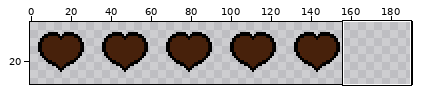
Sprite sheet: textures/Health/HealthEmpty.png. Above: a wide view before the commit, with the close-up outlined.
Close-up. Before the commit:
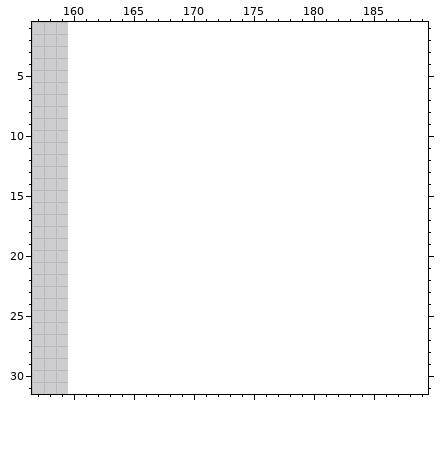
The file is 160x32 pixels. Colours within 5 levels of each other are drawn and written as one. Shown: x 157..189, y 1..31. The old version is drawn lined up with the new one, on the new canvas. The wide view leaves out empty margins.
After:
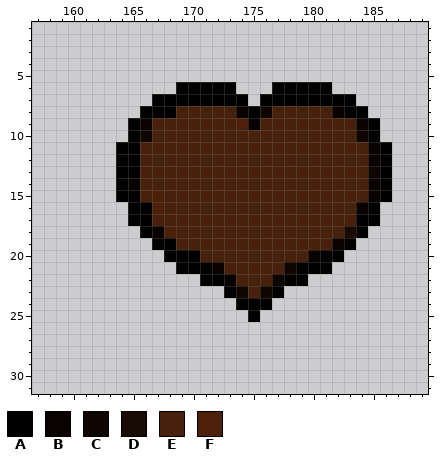
Palette (. is transparent): A #000000  B #080301  C #0f0602  D #170b03  E #47210b  F #4d200a
From old to new:
canvas 160x32 -> 192x32
There is now colour A in row 6 at x 169 to 173 and 177 to 181; in row 7 at x 167 to 174 and 176 to 183; in row 8 at x 166 to 168, 175 and 183 to 184; in rows 9 to 10 at x 165 and 185; in rows 11 to 13 at x 164 to 165 and 186; in row 14 at x 164 and 186.
There is now colour A in row 15 at x 164 to 165 and 186; in row 16 at x 165 to 166 and 185; in row 17 at x 165 to 166 and 184 to 185; in row 18 at x 166 and 184; in row 19 at x 167 to 168 and 183; in row 20 at x 168 to 170 and 181 to 182.
There is now colour A in row 21 at x 169 to 171 and 179 to 181; in row 22 at x 171 to 172 and 178 to 179; in row 23 at x 173 and 177; in row 24 at x 174 to 176; in row 25 at x 175.
There is now colour B in row 8 at x 174 and 182; in row 9 at x 166, 175 and 184; in rows 11 to 12 at x 185; in row 14 at x 165 and 185; in row 15 at x 185; in row 16 at x 184.
There is now colour B in row 18 at x 167; in row 19 at x 182; in row 20 at x 180; in row 21 at x 172; in row 22 at x 173.
There is now colour C in row 8 at x 176; in row 10 at x 166 and 184; in row 13 at x 185; in row 21 at x 178; in row 22 at x 177; in row 23 at x 174 and 176.
There is now colour D in row 18 at x 183.
There is now colour E in row 8 at x 169 to 173 and 177 to 181; in row 9 at x 167 to 173 and 176 to 183; in row 10 at x 167 to 183; in rows 11 to 14 at x 166 to 184; in row 15 at x 166 and 168 to 184; in row 16 at x 168 to 183.
There is now colour E in row 17 at x 167 to 183; in row 18 at x 169 to 182; in row 19 at x 169 to 181; in row 20 at x 171 to 179; in row 21 at x 173 to 177; in row 22 at x 174 to 176.
There is now colour E in row 23 at x 175.
There is now colour F in row 9 at x 174; in rows 15 to 16 at x 167; in row 18 at x 168.
